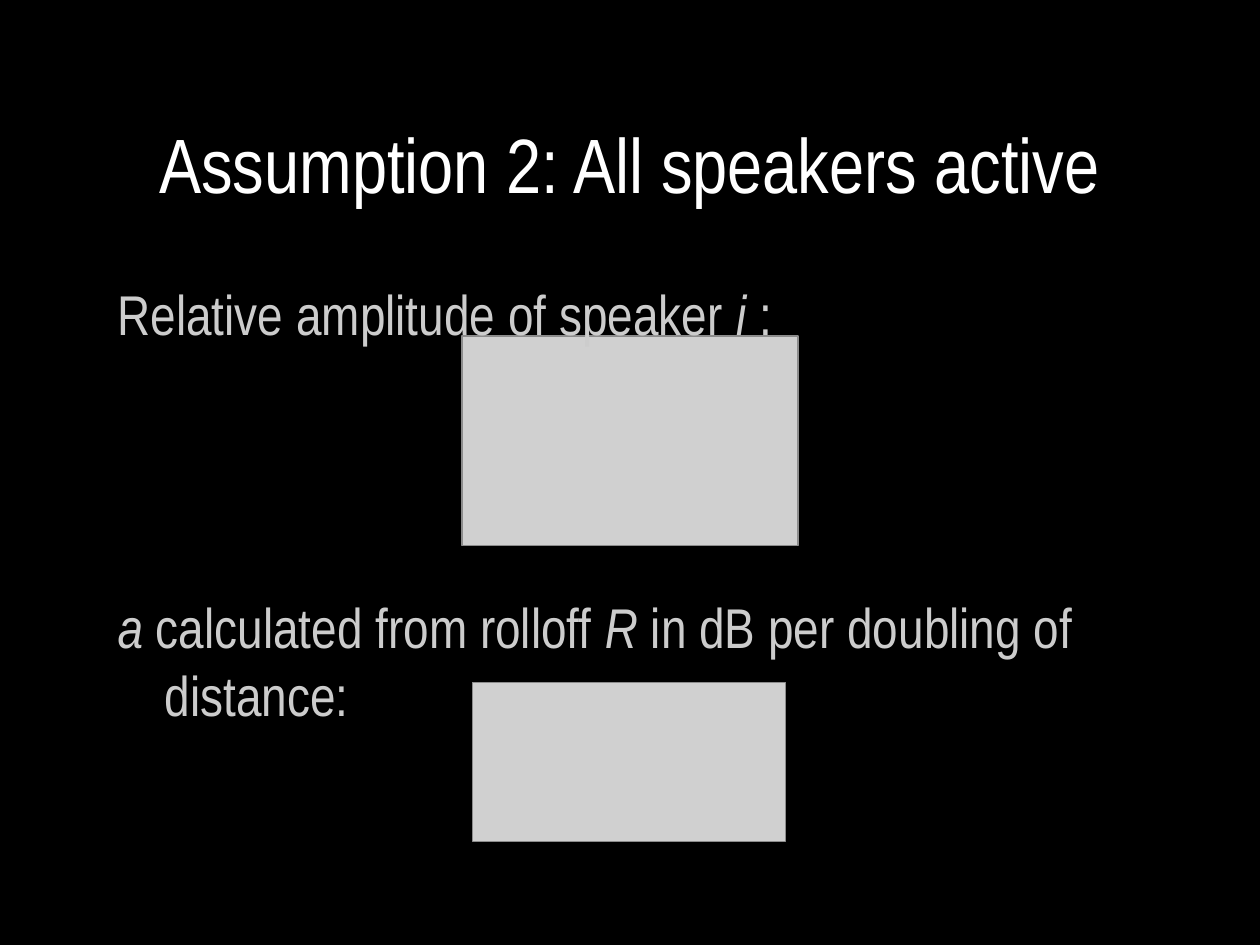
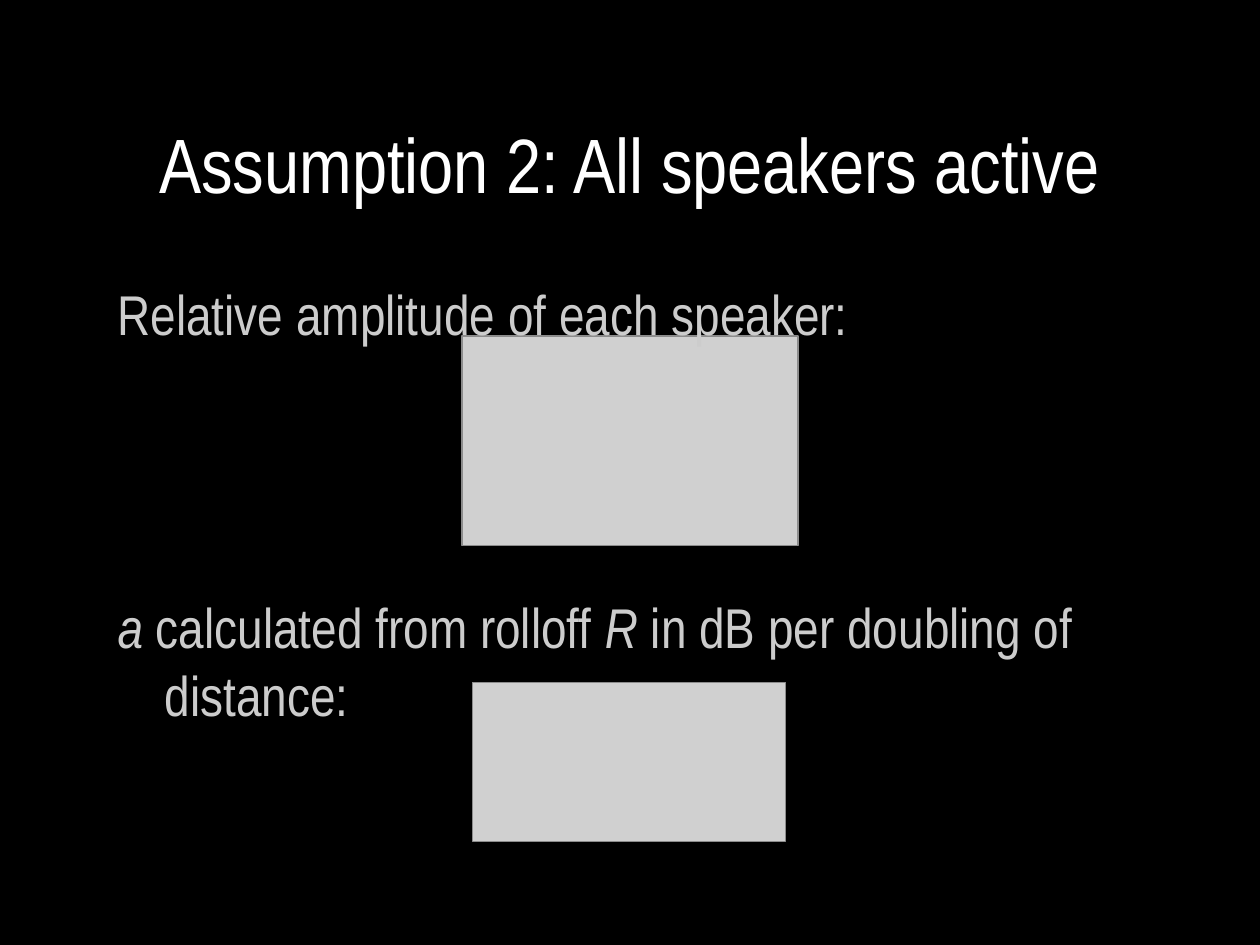
Before and after one commit to jamoma/JamomaCore, a slide deck: slide 8 of Papers/ICMC2009-dbap/presentation/presentation.pptx. Drawn at 1260x945 pixels with LibreOffice and Linux fonts; fonts in the diff are those of the drawing; grey boxes stand for pictures. Boxes give left, top, right and bottom in pixels: in the first picture for what was removed or moved away, otherwise in the second. Text is boxed around its words. In the diff, an @@ line names an element or a change of style, - is before the commit and + after.

```diff
--- a/Papers/ICMC2009-dbap/presentation/presentation.pptx
+++ b/Papers/ICMC2009-dbap/presentation/presentation.pptx
@@ text at box(118, 294, 848, 345): text changed @@
-Relative amplitude of speaker i :
+Relative amplitude of each speaker:
```
Also in this commit, not shown: 2 slides added.
